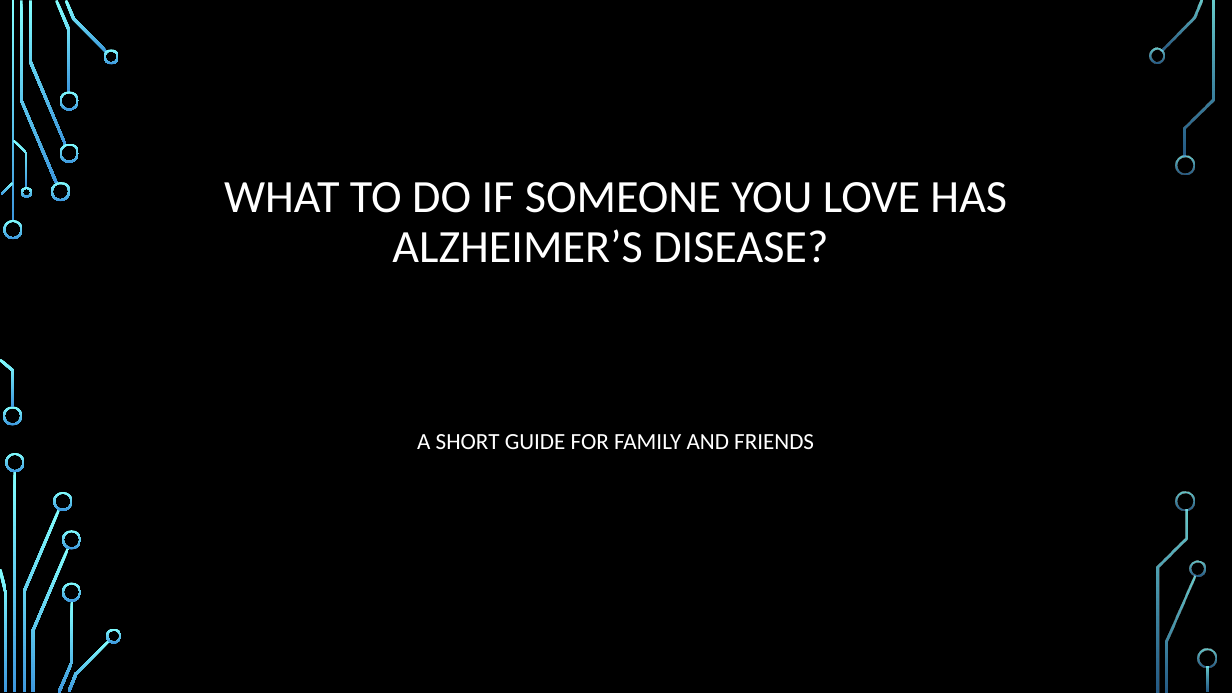
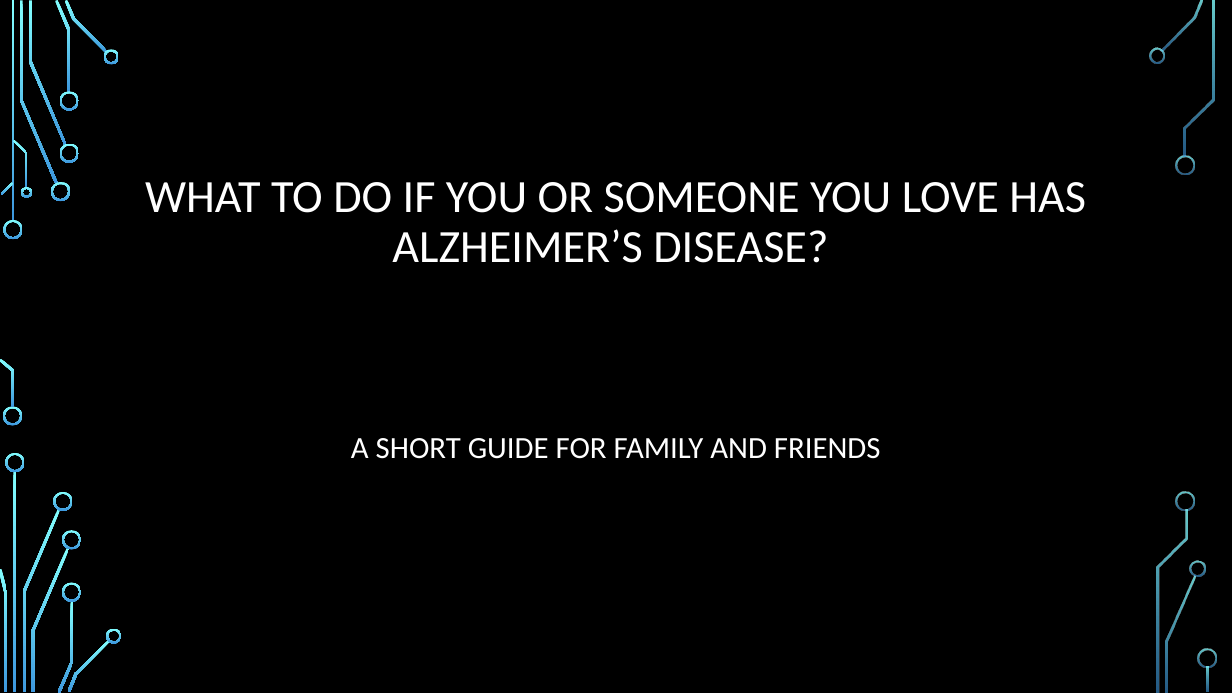
Before and after one commit to MrBardot/Trends-in-Alzheimers-Disease-Fatalities-in-the-United-States-and-Tennessee-from-1999-2018.-, a slide deck: slide 29 of Presentation/Alzheimer’s Disease Trends in the United States.pptx. Drawn at 1232x693 pixels with LibreOffice and Linux fonts; fonts in the diff are those of the drawing; background and template pictures are left out. Boxes give left, top, right and bottom in pixels: in the first picture for what was removed or moved away, otherwise in the second. Text is boxed around its words. In the diff, an @@ line names an element or a change of style, - is before the commit and + after.

```diff
--- a/Presentation/Alzheimer’s Disease Trends in the United States.pptx
+++ b/Presentation/Alzheimer’s Disease Trends in the United States.pptx
@@ title at (145,182,1086,263): text changed @@
-WHAT TO DO IF SOMEONE YOU LOVE HAS ALZHEIMER’S DISEASE?
+WHAT TO DO IF YOU OR SOMEONE YOU LOVE HAS ALZHEIMER’S DISEASE?
@@ text "A SHORT GUIDE FOR FAMILY ..." at (351,438,881,459): size 18 to 24 pt @@
```
Also in this commit, not shown: 4 slides added, 1 slide removed.
